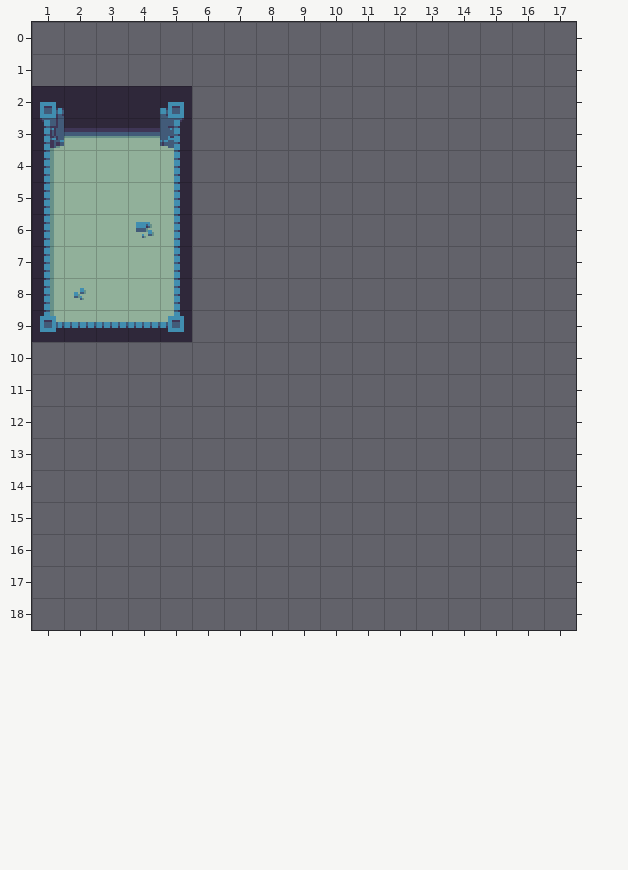
Tiled map: maps/map1.tmx. The picture above was drawn from the file before the commit.
Cells are 16x16 px. Shown: x 1..17, y 0..18. The old version is drawn lined up with the new one.
The result:
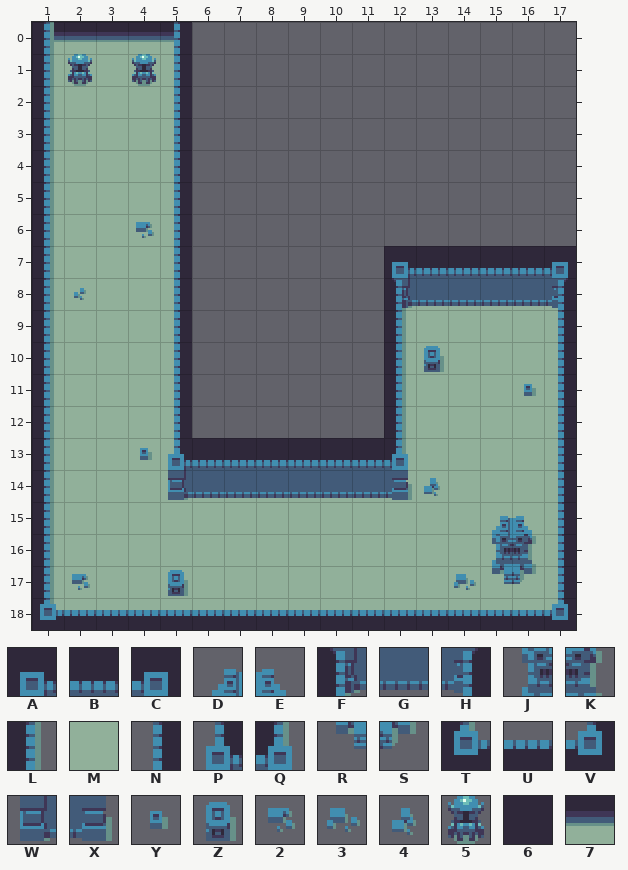
Key: from "dungeon_sheet": A 5, B 6, C 7, D 10, E 11, F 29, G 30, H 31, J 34, K 35, L 53, M 54, N 55, P 56, Q 57, R 58, S 59, T 77, U 78, V 79, W 80, X 81, Y 149, Z 152, 2 183, 3 184, 4 185, 5 187, 6 211, 7 235.
_ is an empty cell.
Log entry: bigger first level
The edit:
map size 6x10 -> 20x19 cells
Layer "Floor":
There is now tile 7 in row 0 at x 1 to 5.
The edit turns tile 6 into tile M in row 2 at x 2 to 4.
The edit turns tile 7 into tile M in row 3 at x 2 to 4.
There is now tile M in row 1 at x 1 to 5; in rows 8 to 9 at x 12 to 17; in rows 10 to 13 at x 1 to 5 and 12 to 17; in rows 14 to 18 at x 1 to 17.
Layer "Walls":
There is now tile 5 in row 1 at x 2 and 4.
There is now tile A in row 7 at x 12.
There is now tile B in row 7 at x 13 to 16; in row 13 at x 6 to 11.
There is now tile C in row 7 at x 17.
There is now tile D in row 15 at x 15.
There is now tile E in row 15 at x 16.
There is now tile F in row 8 at x 12.
There is now tile G in row 8 at x 13 to 16; in row 14 at x 6 to 11.
There is now tile H in row 8 at x 17.
There is now tile J in row 16 at x 15.
There is now tile K in row 16 at x 16.
The edit turns tile A into tile L in row 2 at x 1.
The edit turns tile F into tile L in row 3 at x 1.
The edit turns tile T into tile L in row 9 at x 1.
There is now tile L in rows 0 to 1 at x 1; in row 9 at x 12; in rows 10 to 12 at x 1 and 12; in rows 13 to 17 at x 1.
The edit turns tile C into tile N in row 2 at x 5.
The edit turns tile H into tile N in row 3 at x 5.
The edit turns tile V into tile N in row 9 at x 5.
There is now tile N in rows 0 to 1 at x 5; in row 9 at x 17; in rows 10 to 12 at x 5 and 17; in rows 13 to 17 at x 17.
There is now tile P in row 13 at x 5.
There is now tile Q in row 13 at x 12.
There is now tile R in row 17 at x 15.
There is now tile S in row 17 at x 16.
There is now tile T in row 18 at x 1.
There is now tile U in row 18 at x 2 to 16.
There is now tile V in row 18 at x 17.
There is now tile W in row 14 at x 5.
There is now tile X in row 14 at x 12.
There is now tile Z in row 10 at x 13; in row 17 at x 5.
Tile U is removed in row 9 at x 2 to 4.
Layer "Forground":
There is now tile 2 in row 17 at x 2.
There is now tile 3 in row 17 at x 14.
There is now tile 4 in row 14 at x 13.
There is now tile Y in row 11 at x 16; in row 13 at x 4.
